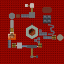
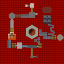
Two versions of the same layered image (64px x 64px). Layer-by-layer changes:
removed layer "Layer 0" over [11, 4, 56, 49]
removed layer "Layer 1" over [7, 4, 56, 49]
added layer "Layer 3" above "Layer 4" over [7, 4, 56, 49]
added layer "Layer 4" over [7, 4, 56, 49]